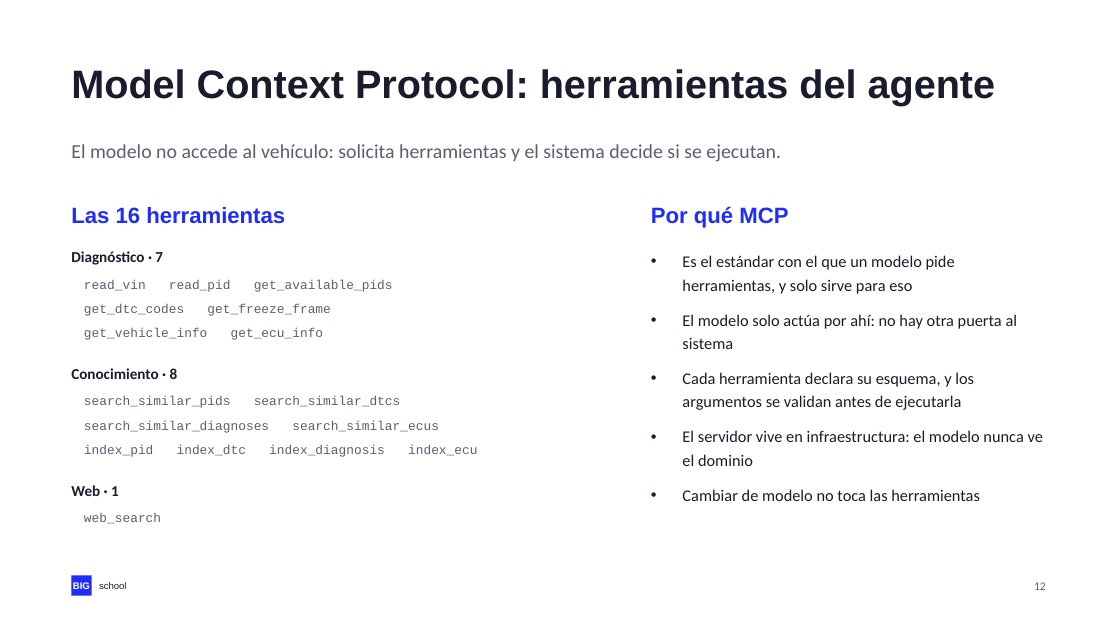
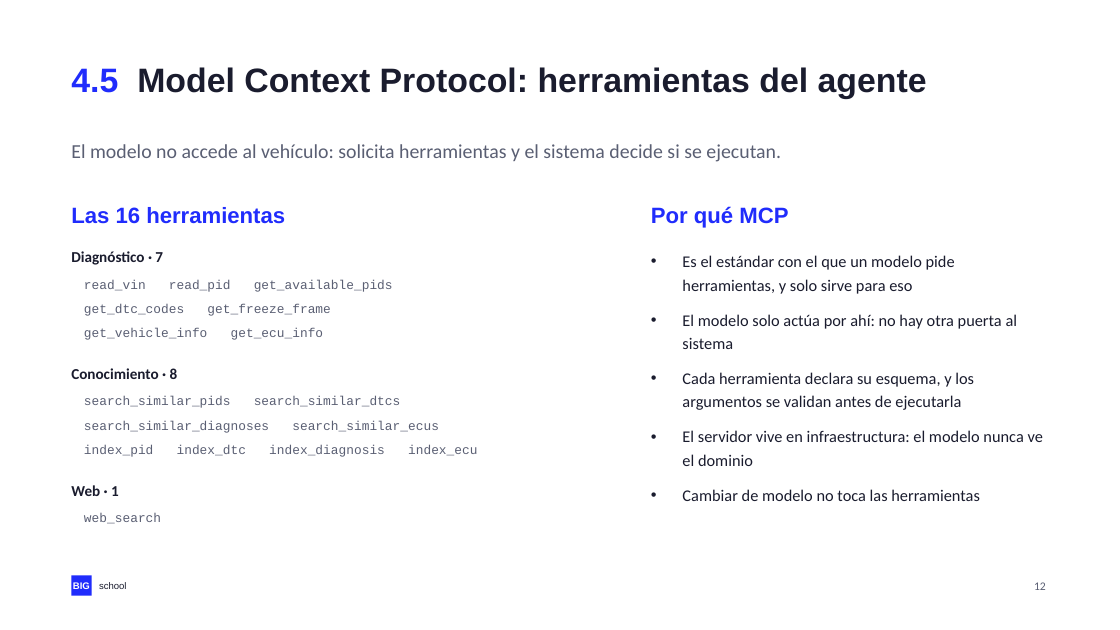
Before and after one commit to NovilloQuinta/intelligent-automotive-diagnostics, a slide deck: slide 12 of docs/presentacion/tfm-intelligent-automotive-diagnostics.pptx. Drawn at 1120x630 pixels with LibreOffice and Linux fonts; fonts in the diff are those of the drawing. Boxes give left, top, right and bottom in pixels: in the first picture for what was removed or moved away, otherwise in the second. Text is boxed around its words. In the diff, an @@ line names an element or a change of style, - is before the commit and + after.

```diff
--- a/docs/presentacion/tfm-intelligent-automotive-diagnostics.pptx
+++ b/docs/presentacion/tfm-intelligent-automotive-diagnostics.pptx
@@ text at box(71, 67, 927, 99): text changed; size 34 to 29 pt @@
-Model Context Protocol: herramientas del agente
+4.5 Model Context Protocol: herramientas del agente
```
Also in this commit, not shown: 17 other slides changed, 3 other files.
